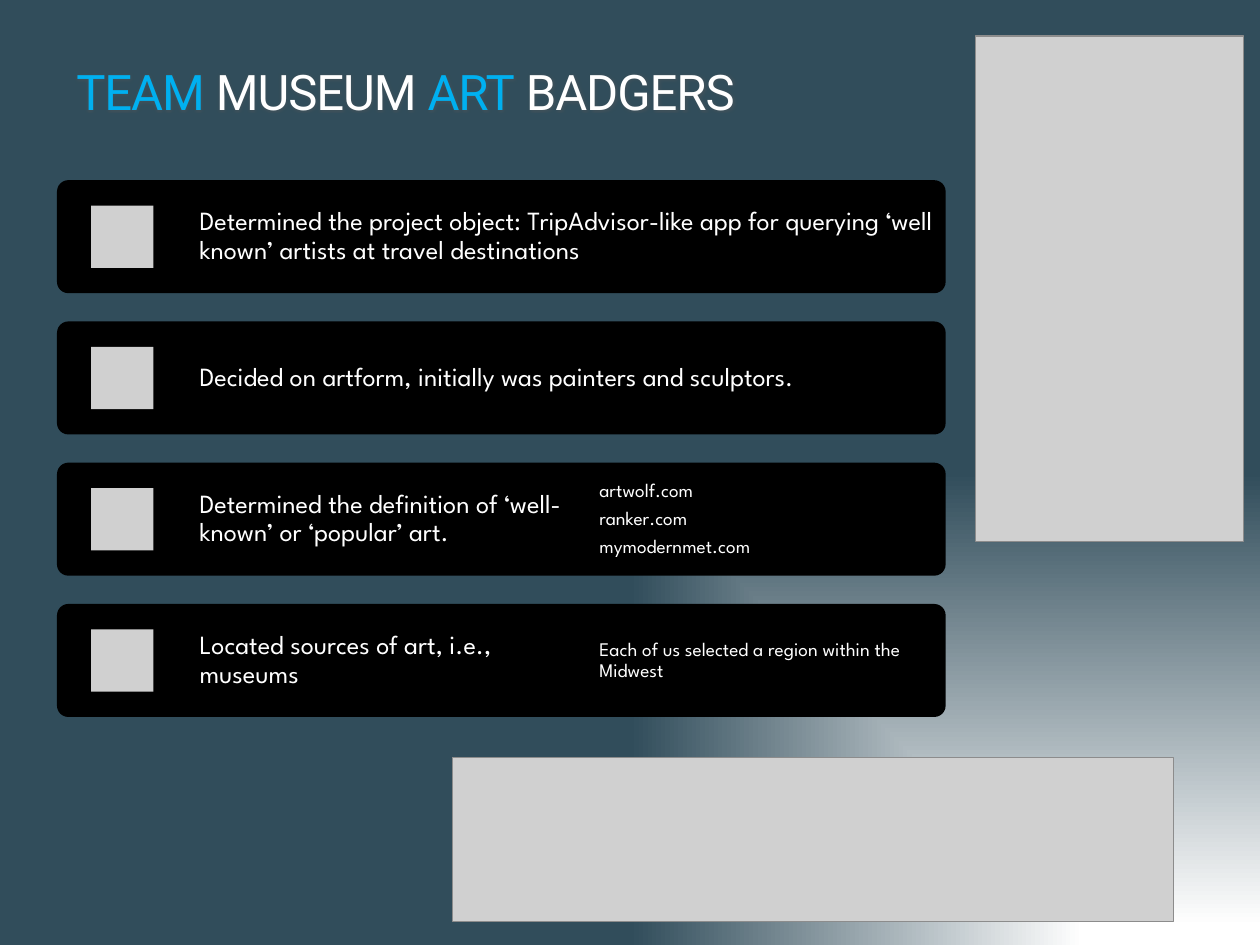
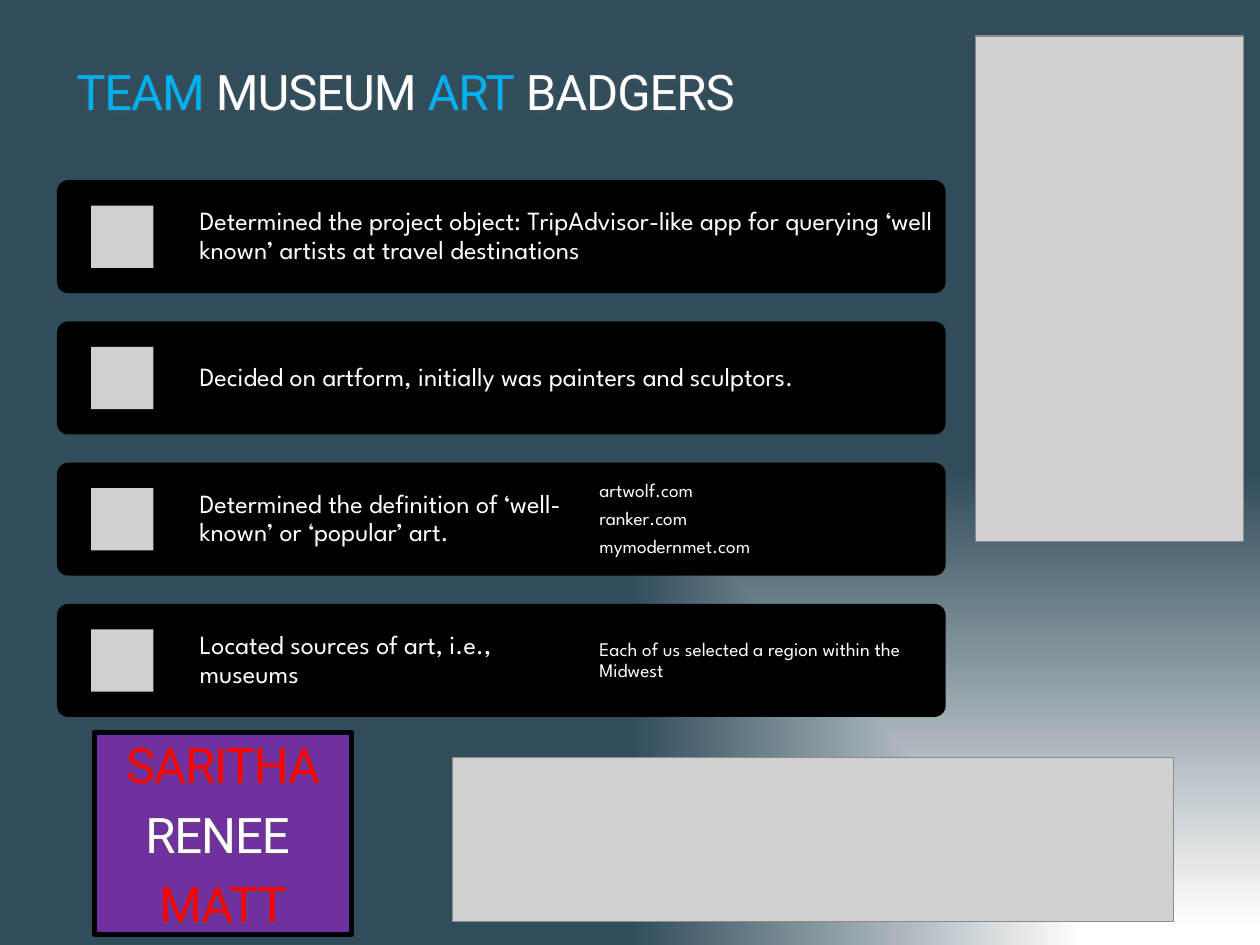
Before and after one commit to RPleasnick/project-3, a slide deck: slide 1 of Project 3 group presentation2 (1).pptx. Drawn at 1260x945 pixels with LibreOffice and Linux fonts; fonts in the diff are those of the drawing; grey boxes stand for pictures. Boxes give left, top, right and bottom in pixels: in the first picture for what was removed or moved away, otherwise in the second. Text is boxed around its words. In the diff, an @@ line names an element or a change of style, - is before the commit and + after.

```diff
--- a/Project 3 group presentation2 (1).pptx
+++ b/Project 3 group presentation2 (1).pptx
@@ rectangle added at [94, 732, 352, 935], fill #7030A0, outline #000000 3 pt, 28 pt, text #FF0000 @@
+SARITHA
+RENEE
+MATT
```
Also in this commit, not shown: 1 other slide changed, 1 slide removed, 5 other files.
